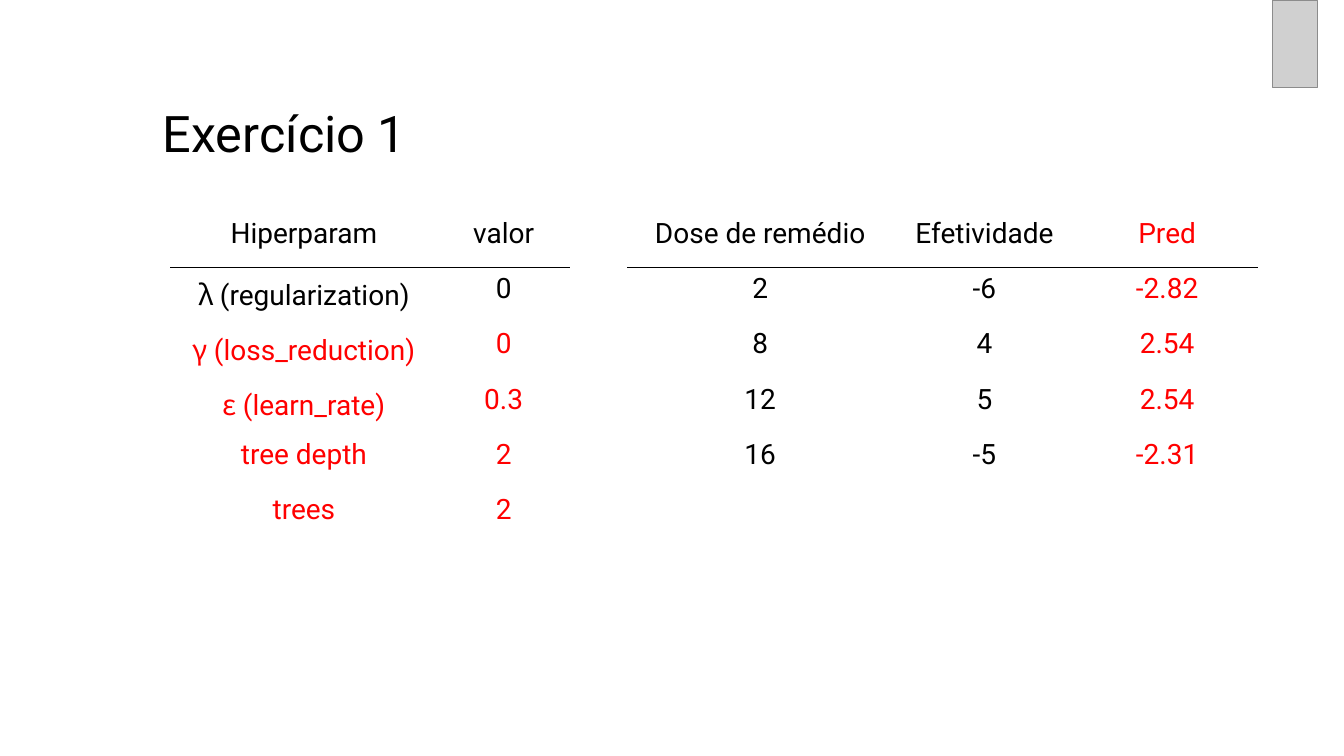
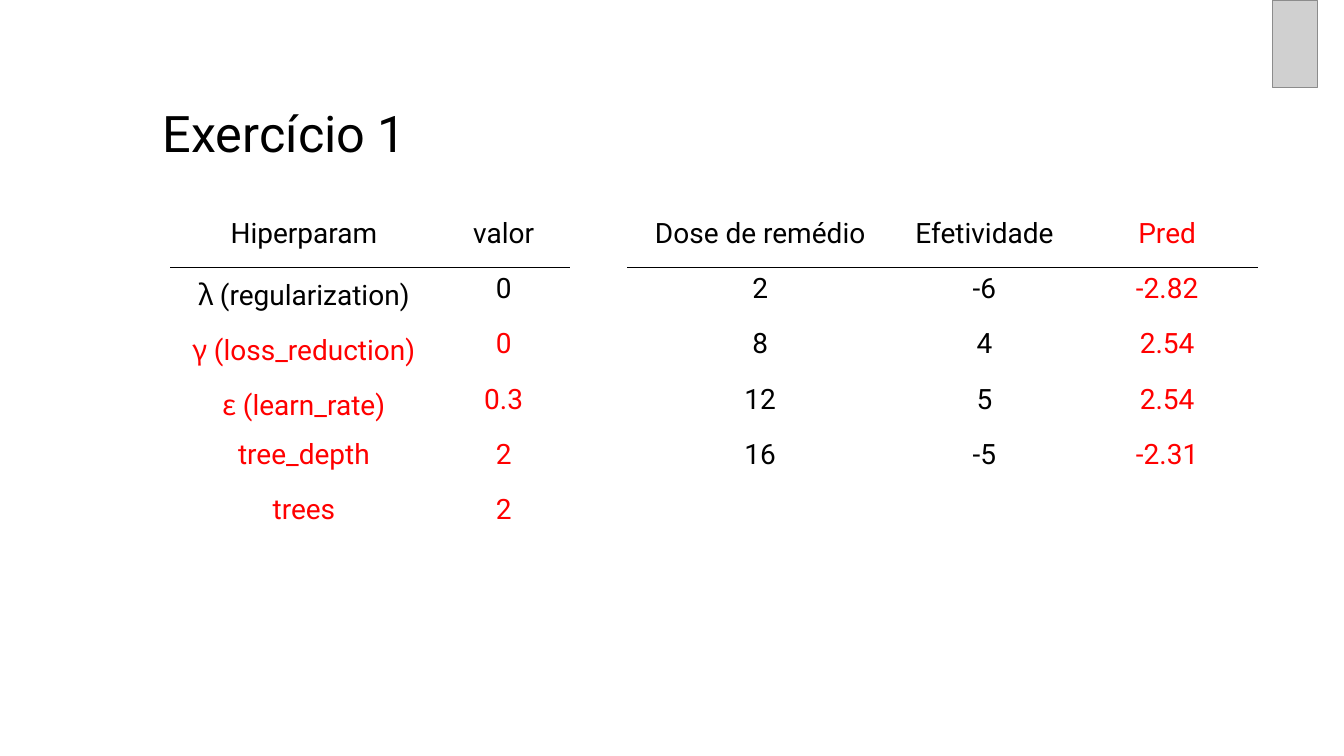
Before and after one commit to curso-r/202005-xgboost, a slide deck: slide 8 of slides/slides_xgb_teoria_e_passo_a_passo.pptx. Drawn at 1344x756 pixels with LibreOffice and Linux fonts; fonts in the diff are those of the drawing; grey boxes stand for pictures. Boxes give left, top, right and bottom in pixels: in the first picture for what was removed or moved away, otherwise in the second. Text is boxed around its words. In the diff, an @@ line names an element or a change of style, - is before the commit and + after.

```diff
--- a/slides/slides_xgb_teoria_e_passo_a_passo.pptx
+++ b/slides/slides_xgb_teoria_e_passo_a_passo.pptx
@@ table at (170,212,571,543) @@
-row 5, column 1: tree depth
+row 5, column 1: tree_depth
```
Also in this commit, not shown: 37 other slides changed, 16 other files.
